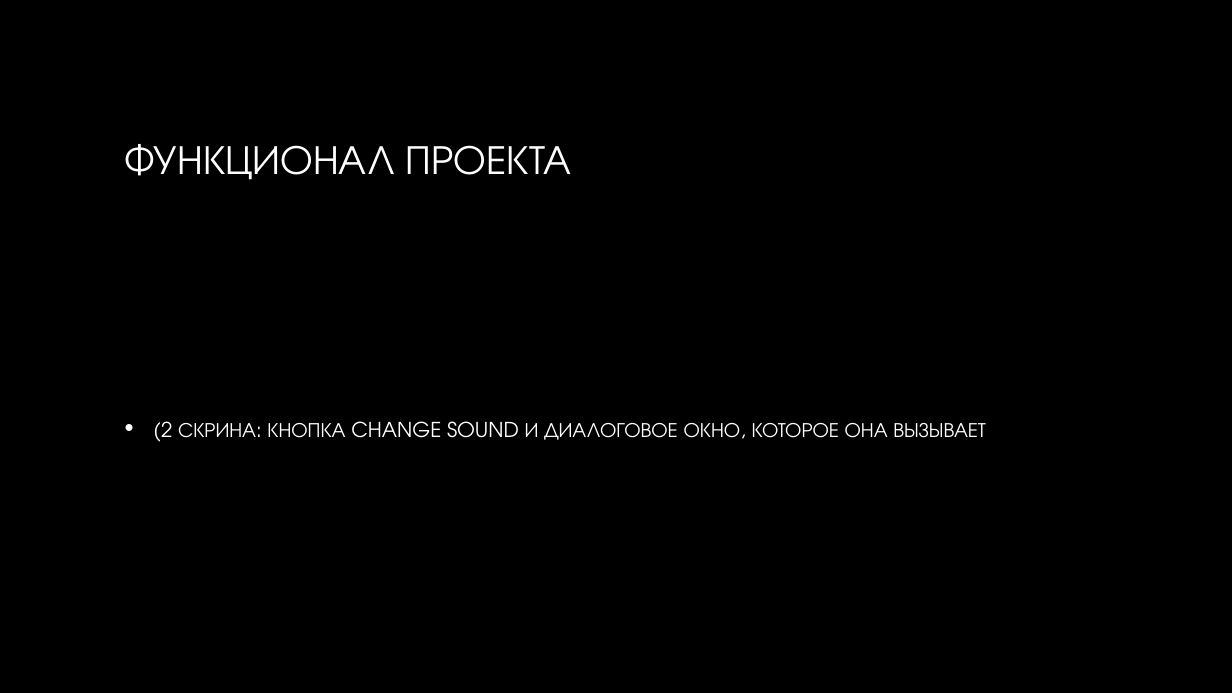
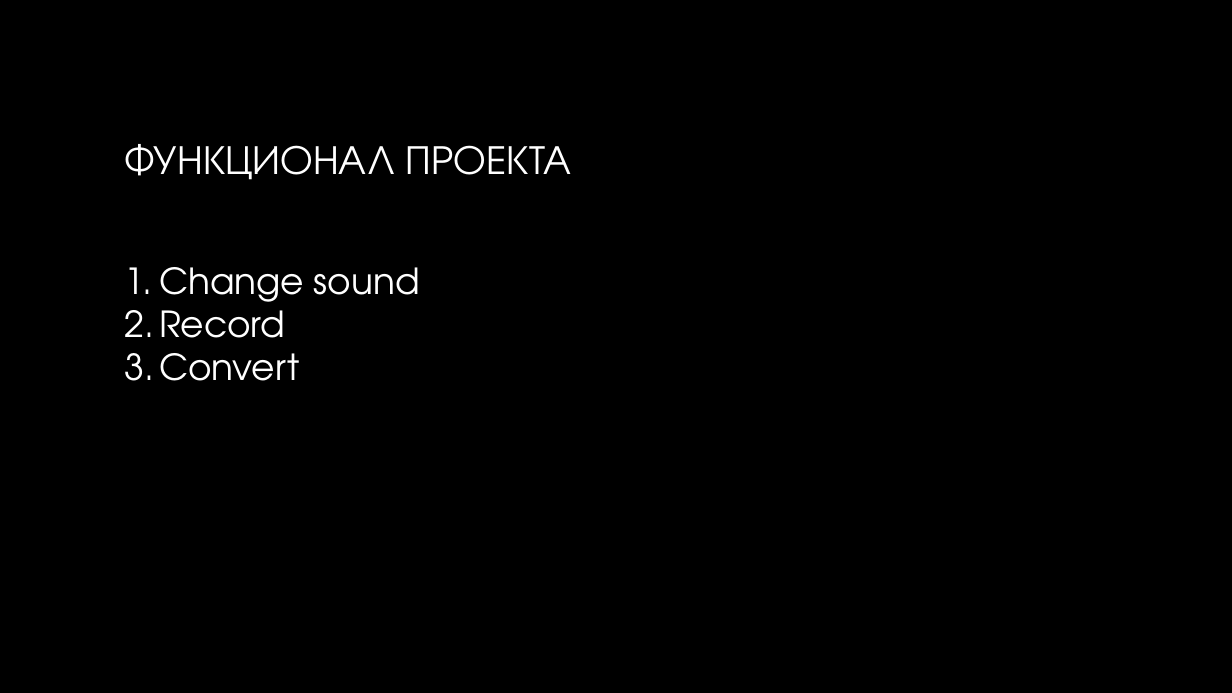
Before and after one commit to JIIMONCHIK/git_project1, a slide deck: slide 3 of MIDI-клавиатура.pptx. Drawn at 1232x693 pixels with LibreOffice and Linux fonts; fonts in the diff are those of the drawing; background and template pictures are left out. Boxes give left, top, right and bottom in pixels: in the first picture for what was removed or moved away, otherwise in the second. Text is boxed around its words. In the diff, an @@ line names an element or a change of style, - is before the commit and + after.

Commit message:
Record button style correct

```diff
--- a/MIDI-клавиатура.pptx
+++ b/MIDI-клавиатура.pptx
@@ text added at (x1=159, y1=267, x2=420, y2=381), 28 pt, text #FFFFFF @@
+1. Change sound
+2. Record
+3. Convert
@@ text removed at (x1=153, y1=421, x2=986, y2=442) @@
-• (2 скрина: кнопка change sound и диалоговое окно, которое она вызывает
```
Also in this commit, not shown: 1 other slide changed, 3 slides added, 3 slides removed, 1 other file.
